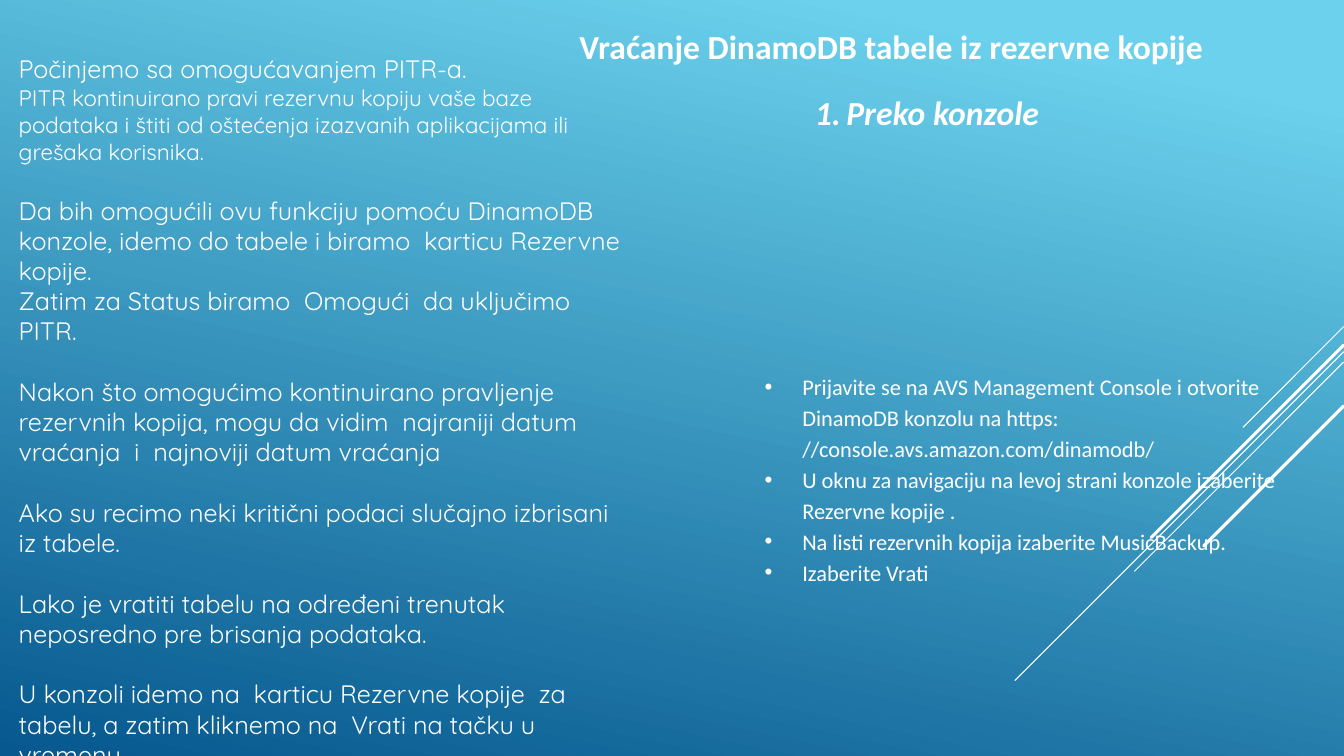
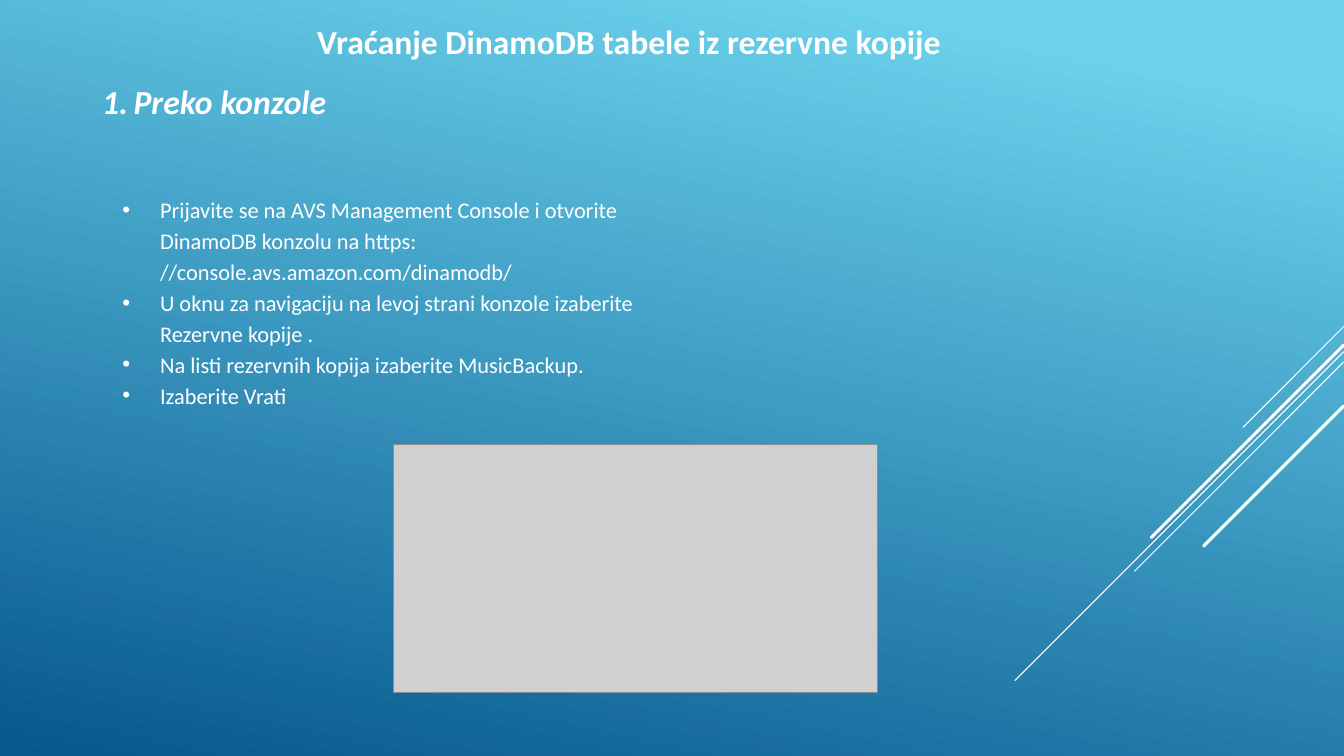
Before and after one commit to Teaa22/Baze, a slide deck: slide 6 of Seminarski 2.pptx (slide 4 before the commit). Drawn at 1344x756 pixels with LibreOffice and Linux fonts; fonts in the diff are those of the drawing; grey boxes stand for pictures. Boxes give left, top, right and bottom in pixels: in the first picture for what was removed or moved away, otherwise in the second. Text is boxed around its words. In the diff, an @@ line names an element or a change of style, - is before the commit and + after.

```diff
--- a/Seminarski 2.pptx
+++ b/Seminarski 2.pptx
@@ text "Vraćanje DinamoDB tabele iz rezervne ...": place and size @@
-text "Vraćanje DinamoDB tabele iz rezervne ..." at bbox=[579, 35, 1203, 65]
+text "Vraćanje DinamoDB tabele iz rezervne ..." at bbox=[317, 30, 941, 60]
@@ text removed at bbox=[19, 60, 619, 737] @@
-Počinjemo sa omogućavanjem PITR-a.
-PITR kontinuirano pravi rezervnu kopiju vaše baze podataka i štiti od oštećenja izazvanih aplikacijama ili grešaka korisnika.
-Da bih omogućili ovu funkciju pomoću DinamoDB konzole, idemo do tabele i biramo karticu Rezervne kopije.
-Zatim za Status biramo Omogući da uključimo PITR.
-Nakon što omogućimo kontinuirano pravljenje rezervnih kopija, mogu da vidim najraniji datum vraćanja i najnoviji datum vraćanja
-Ako su recimo neki kritični podaci slučajno izbrisani iz tabele.
-Lako je vratiti tabelu na određeni trenutak neposredno pre brisanja podataka.
-U konzoli idemo na karticu Rezervne kopije za tabelu, a zatim kliknemo na Vrati na tačku u vremenu
@@ text "Preko konzole": place and size @@
-text "Preko konzole" at bbox=[846, 101, 1039, 125]
+text "Preko konzole" at bbox=[134, 90, 326, 114]
@@ text "Prijavite se na AVS Management ...": place and size @@
-text "Prijavite se na AVS Management ..." at bbox=[802, 379, 1275, 581]
+text "Prijavite se na AVS Management ..." at bbox=[160, 202, 633, 404]
@@ picture added at bbox=[394, 445, 878, 692] @@
```
Also in this commit, not shown: 10 other slides changed, 3 slides added, 5 other files.
